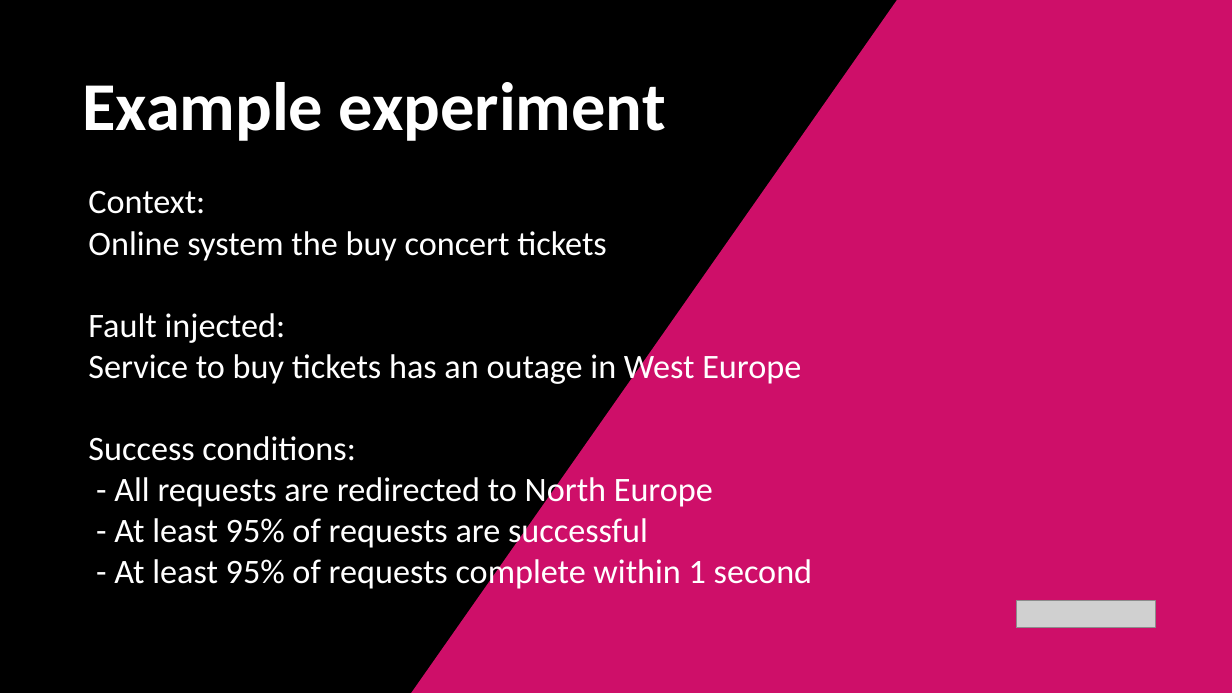
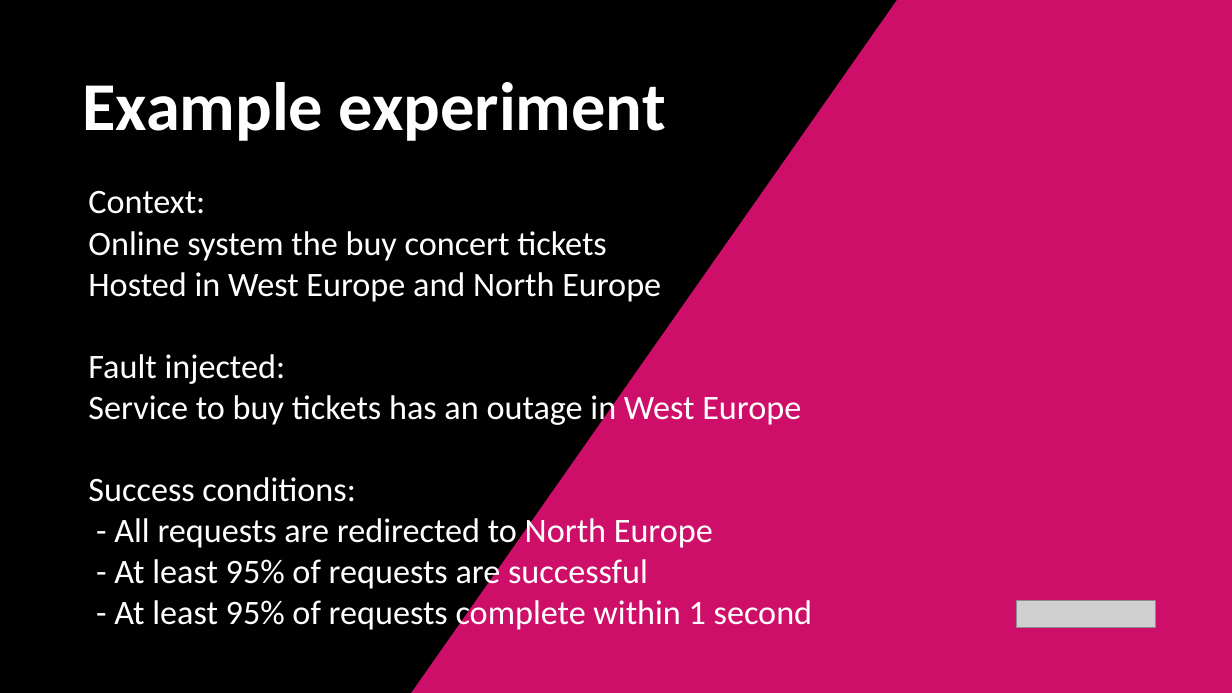
Before and after one commit to marti901/DotnetFriday-September-2026, a slide deck: slide 21 of slides/Thrive in chaos.pptx (slide 18 before the commit). Drawn at 1232x693 pixels with LibreOffice and Linux fonts; fonts in the diff are those of the drawing; grey boxes stand for pictures. Boxes give left, top, right and bottom in pixels: in the first picture for what was removed or moved away, otherwise in the second. Text is boxed around its words. In the diff, an @@ line names an element or a change of style, - is before the commit and + after.

Commit message:
Changed slides

```diff
--- a/slides/Thrive in chaos.pptx
+++ b/slides/Thrive in chaos.pptx
@@ text at (88, 231, 801, 502): text changed @@
-Online system the buy concert tickets
-Fault injected:
-Service to buy tickets has an outage in West Europe
-Success conditions:
+Online system the buy concert tickets
+Hosted in West Europe and North Europe
+Fault injected:
+Service to buy tickets has an outage in West Europe
+Success conditions:
```
Also in this commit, not shown: 3 other slides changed, 4 slides added, 1 slide removed.
